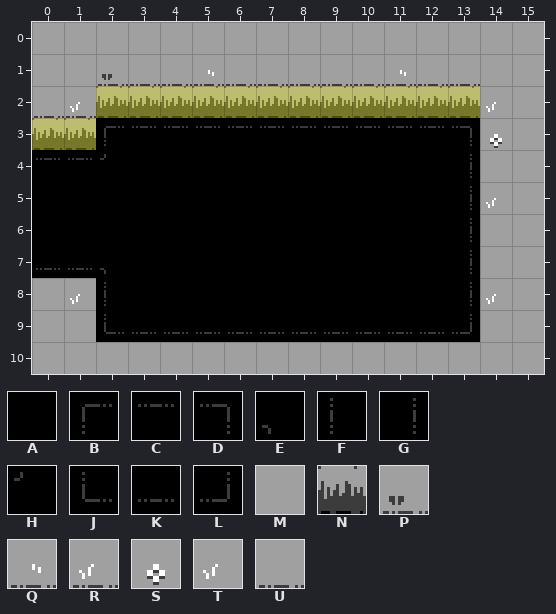
Tiled map -- art/rooms/GrassyTest_Standard_W.tmx. Above: the version before the commit.
Cells are 16x16 px. Shown: x 0..15, y 0..10.
Key: from "DiscoFloorTiles": A 0 "floor", B 1 "floor", C 2 "floor", D 3 "floor", E 5 "floor", F 17 "floor", G 19 "floor", H 21 "floor", J 33 "floor", K 34 "floor", L 35 "floor"; from "MapTiles": M 2 "map", N 16 "map", P 18 "map", Q 19 "map", R 20 "map", S 22 "map", T 23 "map", U 24 "map".
_ is an empty cell.
Layers that did not change in this view are not listed.
Layer "Base" before, first column x 0:
 0 MMMMMMMMMMMMMMMM
 1 MMPUUQUUUUUQUUMM
 2 URNNNNNNNNNNNNTM
 3 NNBCCCCCCCCCCDSM
 4 CCHAAAAAAAAAAGMM
 5 AAAAAAAAAAAAAGTM
 6 AAAAAAAAAAAAAGMM
 7 KKEAAAAAAAAAAGMM
 8 MTFAAAAAAAAAAGTM
 9 MMJKKKKKKKKKKLMM
10 MMMMMMMMMMMMMMMM
After the commit:
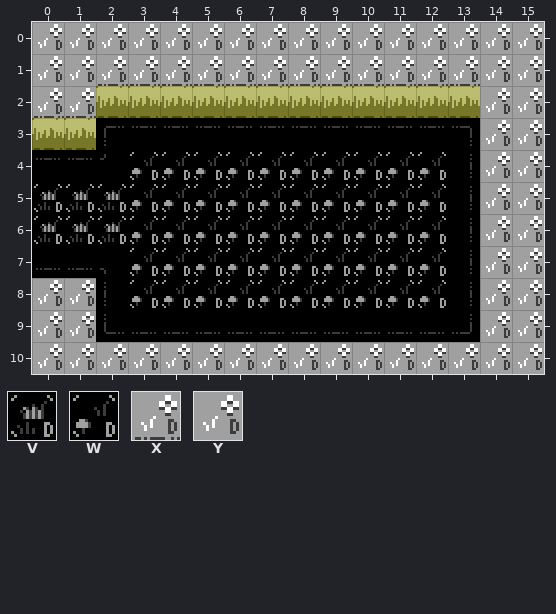
Further tiles: from "TechnicalTiles": V 1 "detail", W 3 "detail", X 17 "detail", Y 18 "detail".
Commit message: Add in a bunch of technical tiles in prep for the new room/floor gen
Difference:
Layer "Base":
y 0: x 0..15 MMMMMMMMMMMMMMMM -> YYYYYYYYYYYYYYYY
y 1: x 0..15 MMPUUQUUUUUQUUMM -> YYXXXXXXXXXXXXYY
y 2: x 0..1 UR -> XX; x 14..15 TM -> YY
y 3: x 14..15 SM -> YY
y 4: x 3..12 AAAAAAAAAA -> WWWWWWWWWW; x 14..15 MM -> YY
y 5: x 0..12 AAAAAAAAAAAAA -> VVVWWWWWWWWWW; x 14..15 TM -> YY
y 6: x 0..12 AAAAAAAAAAAAA -> VVVWWWWWWWWWW; x 14..15 MM -> YY
y 7: x 3..12 AAAAAAAAAA -> WWWWWWWWWW; x 14..15 MM -> YY
y 8: x 0..1 MT -> YY; x 3..12 AAAAAAAAAA -> WWWWWWWWWW; x 14..15 TM -> YY
y 9: x 0..1 MM -> YY; x 14..15 MM -> YY
y 10: x 0..15 MMMMMMMMMMMMMMMM -> YYYYYYYYYYYYYYYY
Pixel boxes of the changes (left, top, right, bottom) in both pictures:
changed: (34, 24, 542, 370)
